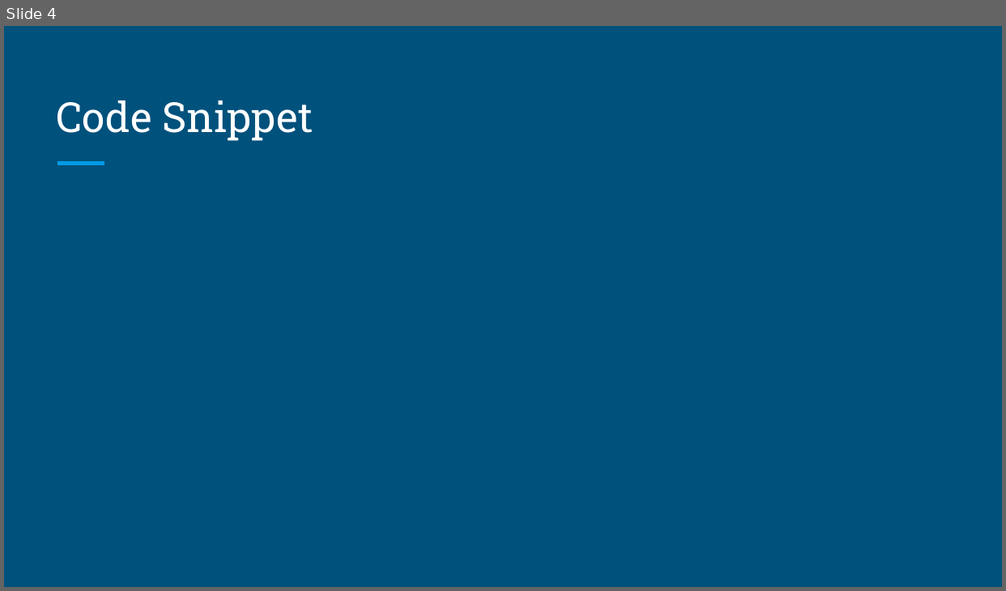
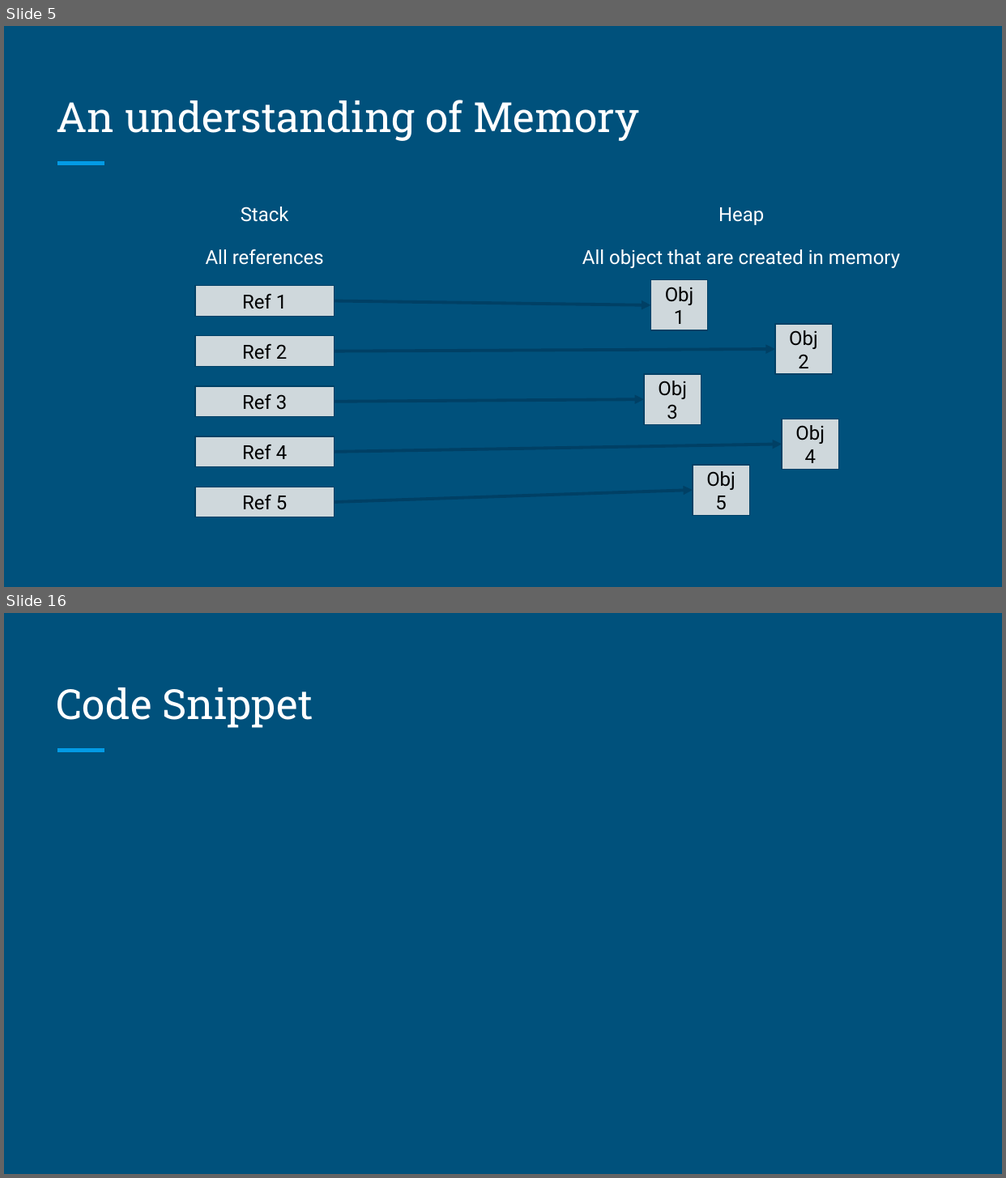
Before and after one commit to lskshastry/Garbage-Collection-and-Disposal-in-C-, a slide deck: Disposal and Garbage Collection.pptx. Shown one above the other, each under a label of ours: slide 4 before the commit, slides 5 and 16 after it; the slides between them are not shown. The pictures are 1006x591 and 1006x1178 pixels, drawn with LibreOffice and Linux fonts; fonts in the diff are those of the drawing. Boxes give left, top, right and bottom in pixels: in the first picture for what was removed or moved away, otherwise in the second. Text is boxed around its words. In the diff, an @@ line names an element or a change of style, - is before the commit and + after.

```diff
--- a/Disposal and Garbage Collection.pptx
+++ b/Disposal and Garbage Collection.pptx
@@ slide 5 added at box(4, 26, 1002, 587), background #00517C; not listed: 1 template element that a slide beside it also shows @@
@@ title added at box(57, 100, 639, 141), 30 pt, text #FFFFFF @@
+An understanding of Memory
@@ text added at box(206, 207, 324, 265), 14 pt, text #FFFFFF @@
+Stack
+All references
@@ text added at box(582, 207, 900, 268), 14 pt, text #FFFFFF @@
+Heap
+All object that are created in memory
@@ rectangle added at box(196, 285, 334, 317), fill #CFD8DC, outline #004065 0.75 pt, 14 pt, text #000000 @@
+Ref 1
@@ rectangle added at box(650, 280, 708, 331), fill #CFD8DC, outline #004065 0.75 pt, 14 pt, text #000000 @@
+Obj 1
@@ arrow added from (334, 301) to (650, 305), #004065 2.25 pt @@
@@ rectangle added at box(196, 336, 334, 367), fill #CFD8DC, outline #004065 0.75 pt, 14 pt, text #000000 @@
+Ref 2
@@ rectangle added at box(775, 324, 833, 374), fill #CFD8DC, outline #004065 0.75 pt, 14 pt, text #000000 @@
+Obj 2
@@ arrow added from (334, 352) to (775, 349), #004065 2.25 pt @@
@@ rectangle added at box(196, 386, 334, 417), fill #CFD8DC, outline #004065 0.75 pt, 14 pt, text #000000 @@
+Ref 3
@@ rectangle added at box(644, 374, 701, 425), fill #CFD8DC, outline #004065 0.75 pt, 14 pt, text #000000 @@
+Obj 3
@@ arrow added from (334, 401) to (644, 399), #004065 2.25 pt @@
@@ rectangle added at box(196, 437, 334, 468), fill #CFD8DC, outline #004065 0.75 pt, 14 pt, text #000000 @@
+Ref 4
@@ rectangle added at box(782, 419, 838, 469), fill #CFD8DC, outline #004065 0.75 pt, 14 pt, text #000000 @@
+Obj 4
@@ arrow added from (334, 452) to (782, 444), #004065 2.25 pt @@
@@ rectangle added at box(196, 487, 334, 518), fill #CFD8DC, outline #004065 0.75 pt, 14 pt, text #000000 @@
+Ref 5
@@ rectangle added at box(692, 465, 749, 515), fill #CFD8DC, outline #004065 0.75 pt, 14 pt, text #000000 @@
+Obj 5
@@ arrow added from (334, 502) to (692, 490), #004065 2.25 pt @@
@@ what was slide 4 is now slide 16 @@
```
Also in this commit, not shown: 3 slides changed, 13 other slides added, 5 other files.
